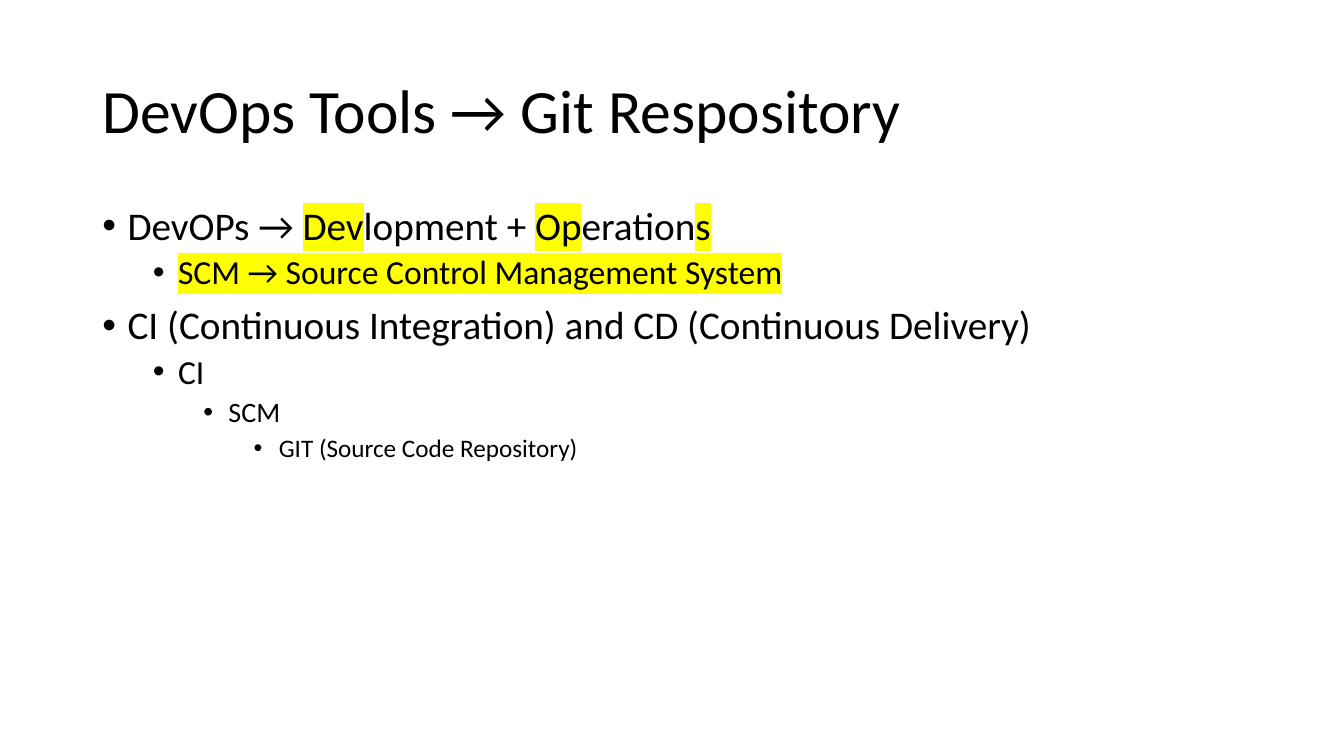
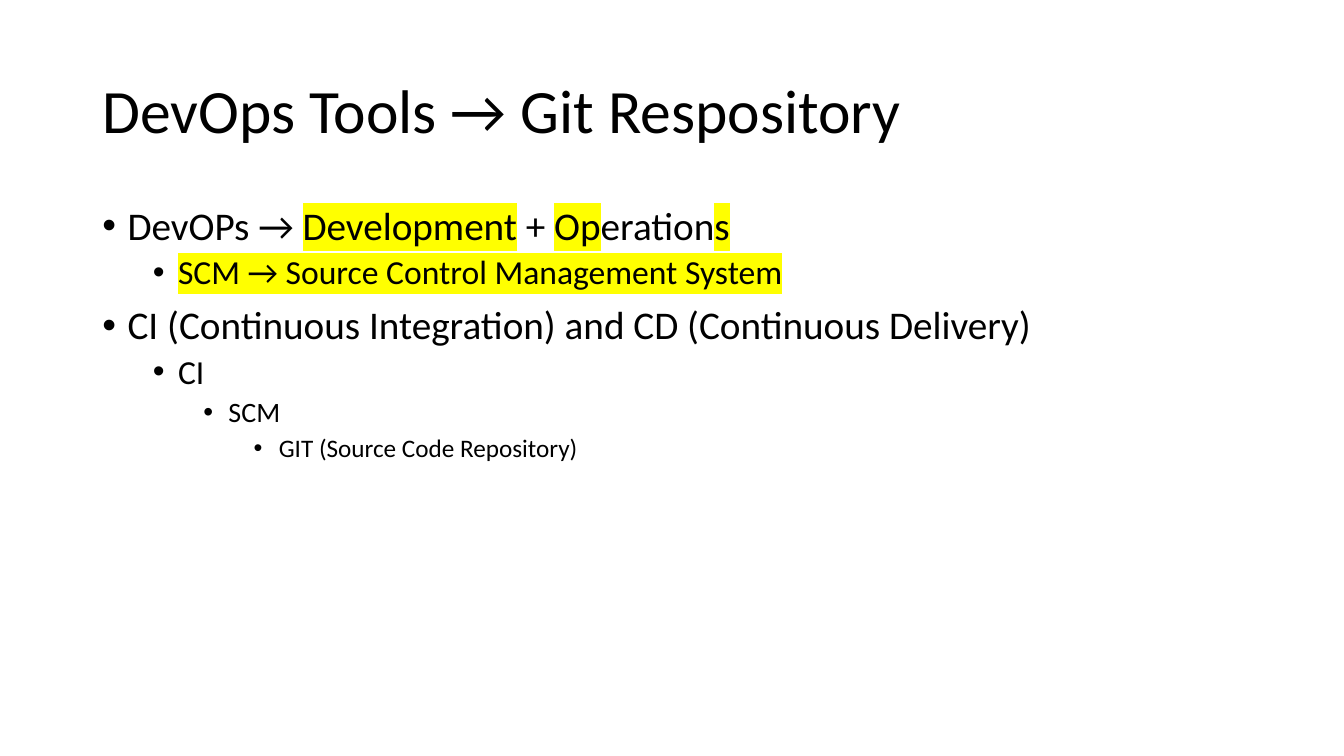
Before and after one commit to Souravpatel/A3_Training, a slide deck: slide 4 of A3 Training - Synchrony.pptx. Drawn at 1344x756 pixels with LibreOffice and Linux fonts; fonts in the diff are those of the drawing. Boxes give left, top, right and bottom in pixels: in the first picture for what was removed or moved away, otherwise in the second. Text is boxed around its words. In the diff, an @@ line names an element or a change of style, - is before the commit and + after.

```diff
--- a/A3 Training - Synchrony.pptx
+++ b/A3 Training - Synchrony.pptx
@@ text at (128, 207, 730, 250): text changed @@
-• DevOPs → Devlopment + Operations
+• DevOPs → Development + Operations
```
Also in this commit, not shown: 2 other slides changed, 12 slides added.
